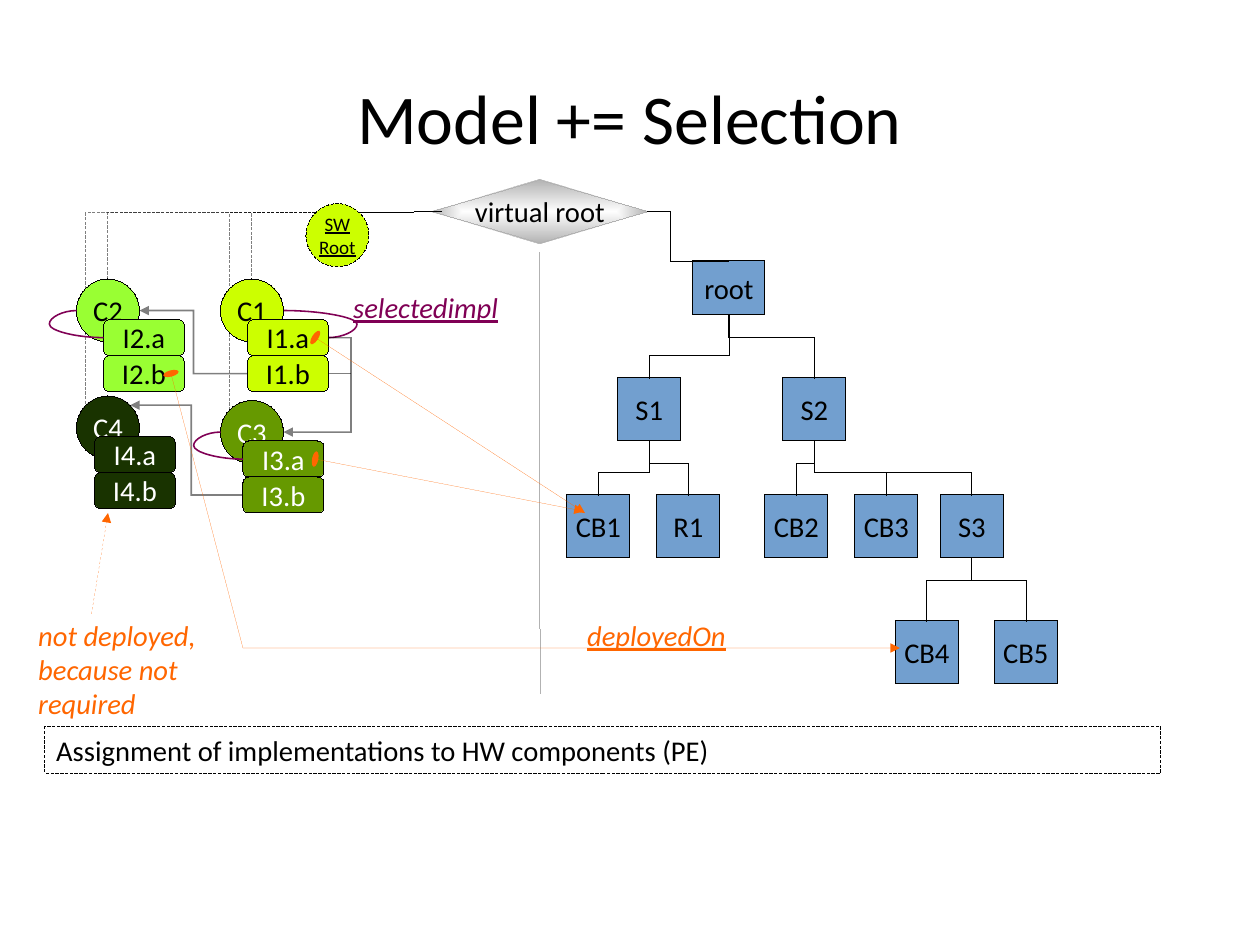
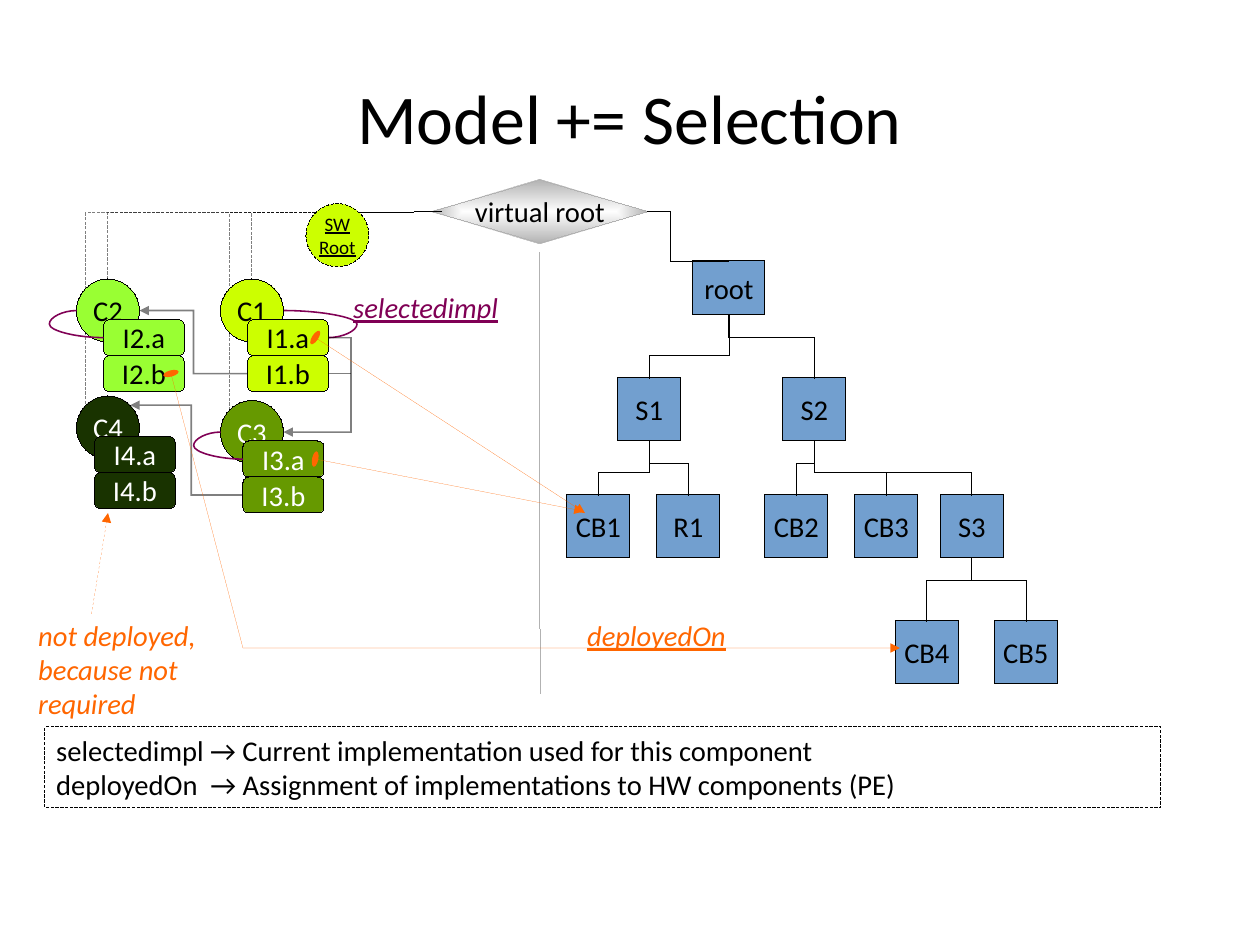
Before and after one commit to rene-schoene/racr-mquat, a slide deck: slide 3 of doc/the-model.odp. Drawn at 1260x945 pixels with LibreOffice and Linux fonts; fonts in the diff are those of the drawing. Boxes give left, top, right and bottom in pixels: in the first picture for what was removed or moved away, otherwise in the second. Text is boxed around its words. In the diff, an @@ line names an element or a change of style, - is before the commit and + after.

```diff
--- a/doc/the-model.odp
+++ b/doc/the-model.odp
@@ rectangle "selectedimpl → Current implementation used ...": place and size @@
-rectangle "selectedimpl → Current implementation used ..." at [45, 727, 1161, 773]
+rectangle "selectedimpl → Current implementation used ..." at [45, 727, 1161, 808]
@@ text in rectangle at [56, 741, 895, 800]: text changed @@
-Assignment of implementations to HW components (PE)
+selectedimpl → Current implementation used for this component
+deployedOn → Assignment of implementations to HW components (PE)
```
Also in this commit, not shown: 6 other slides changed, 3 slides added.
